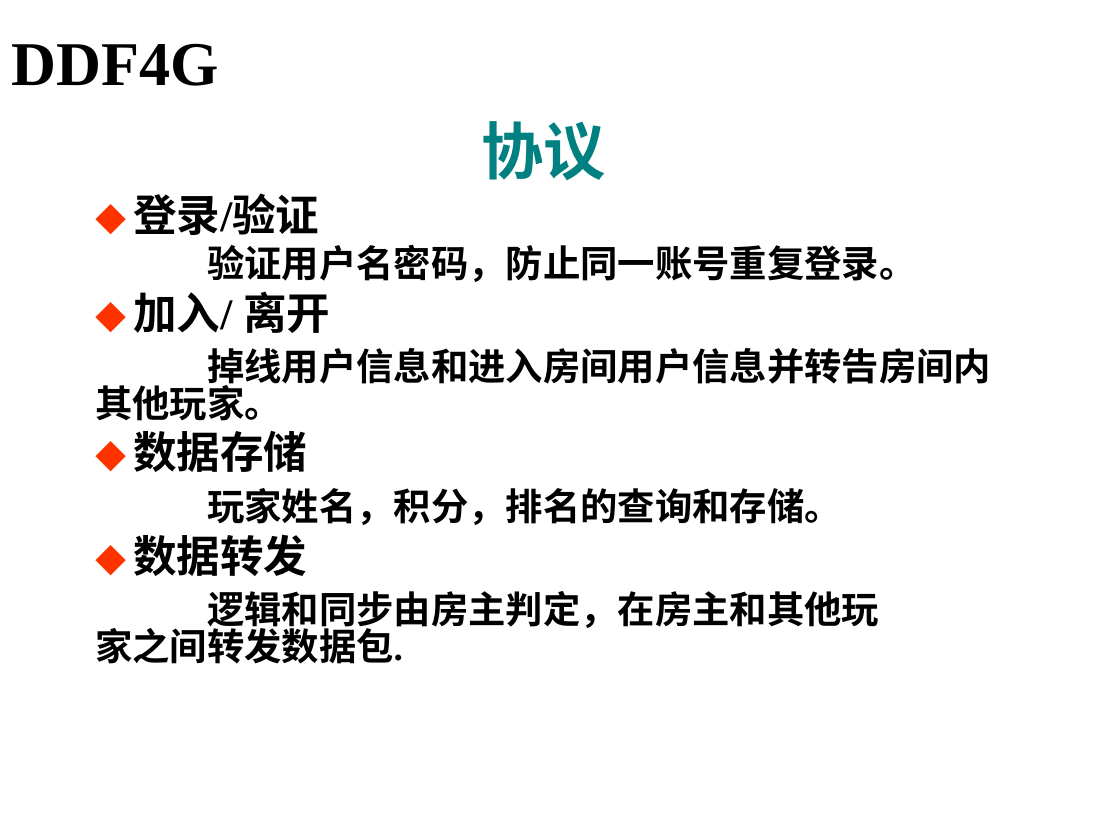
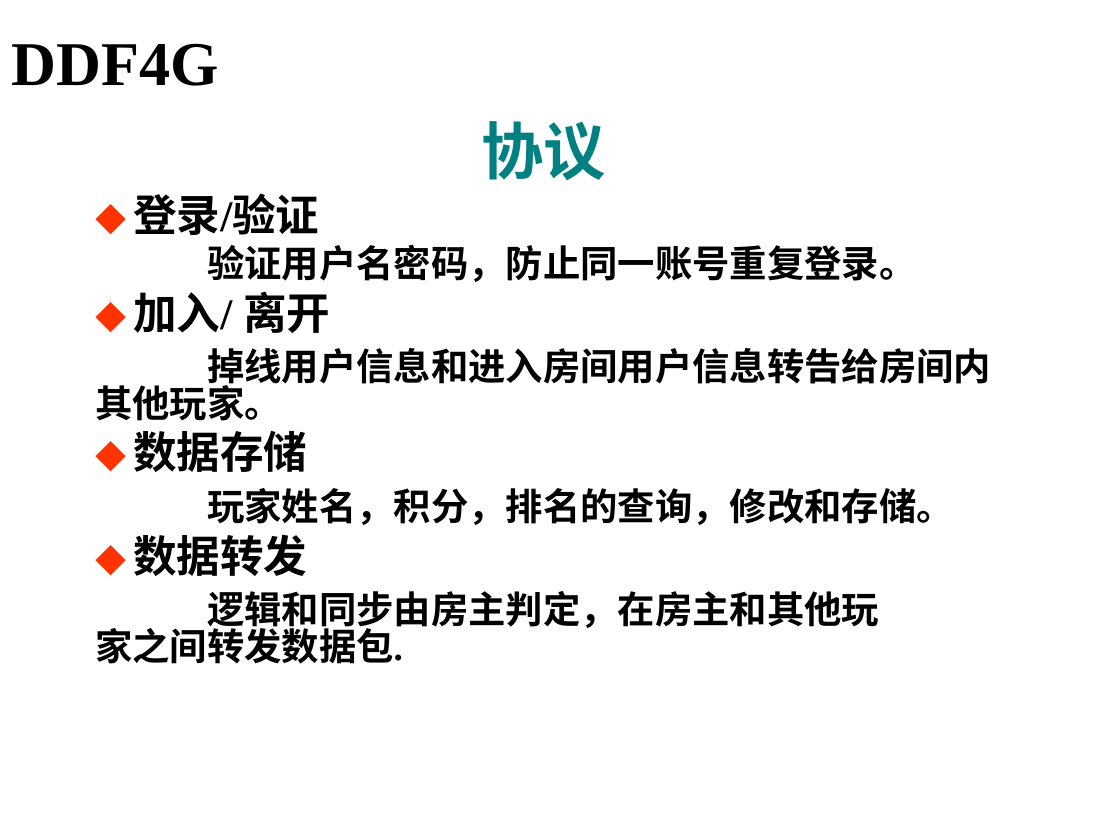
Before and after one commit to ingex0/smarttank, a slide deck: slide 7 of SmartProject/trunk/Alpha/服务器文档/GameServer架构.ppt. Drawn at 1120x840 pixels with LibreOffice and Linux fonts; fonts in the diff are those of the drawing; background and template pictures are left out. Boxes give left, top, right and bottom in pixels: in the first picture for what was removed or moved away, otherwise in the second. Text is boxed around its words. In the diff, an @@ line names an element or a change of style, - is before the commit and + after.

```diff
--- a/SmartProject/trunk/Alpha/服务器文档/GameServer架构.ppt
+++ b/SmartProject/trunk/Alpha/服务器文档/GameServer架构.ppt
@@ text at (95, 348, 991, 421): text changed @@
-掉线用户信息和进入房间用户信息并转告房间内 其他玩家。
+掉线用户信息和进入房间用户信息转告给房间内 其他玩家。
@@ text at (207, 488, 954, 525): text changed @@
-玩家姓名，积分，排名的查询和存储。
+玩家姓名，积分，排名的查询，修改和存储。
```
Also in this commit, not shown: 5 other slides changed.
